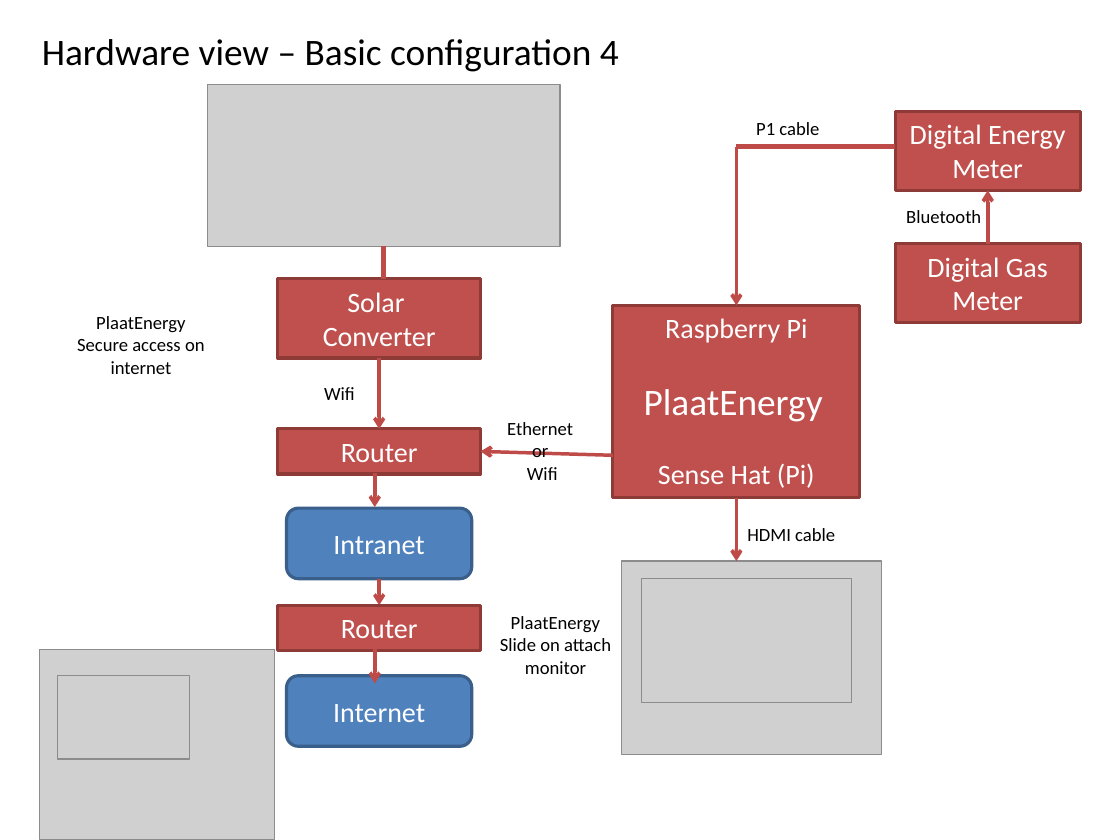
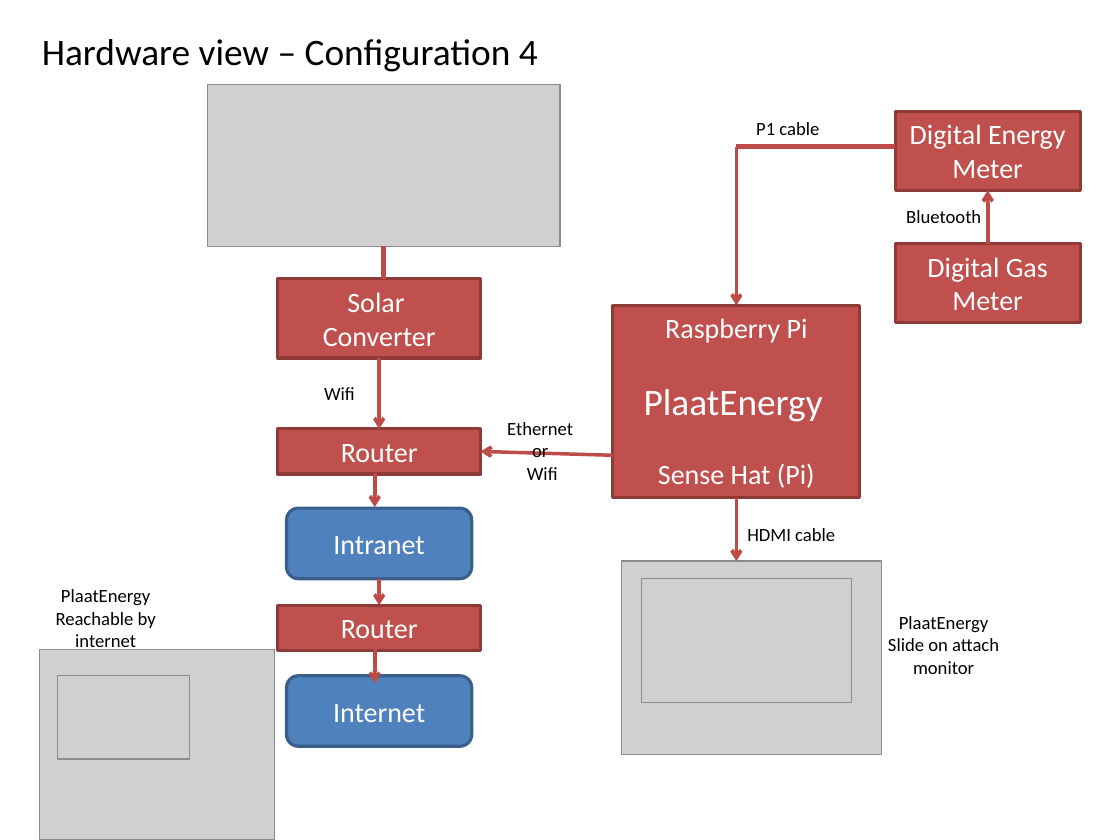
Before and after one commit to plaatsoft/plaatenergy, a slide deck: slide 8 of doc/ppt/PlaatEnergy Design.pptx. Drawn at 1120x840 pixels with LibreOffice and Linux fonts; fonts in the diff are those of the drawing; grey boxes stand for pictures. Boxes give left, top, right and bottom in pixels: in the first picture for what was removed or moved away, otherwise in the second. Text is boxed around its words. In the diff, an @@ line names an element or a change of style, - is before the commit and + after.

```diff
--- a/doc/ppt/PlaatEnergy Design.pptx
+++ b/doc/ppt/PlaatEnergy Design.pptx
@@ text at (42, 39, 538, 72): text changed @@
-Hardware view – Basic configuration 4
+Hardware view – Configuration 4
@@ text removed at (77, 316, 205, 374) @@
-PlaatEnergy
-Secure access on internet
@@ text added at (56, 589, 156, 653), 12 pt, text #000000 @@
+PlaatEnergy
+Reachable by
+internet
@@ text "PlaatEnergy": place and size @@
-text "PlaatEnergy" at (500, 616, 611, 674)
+text "PlaatEnergy" at (888, 616, 999, 674)
```
Also in this commit, not shown: 10 other slides changed.
